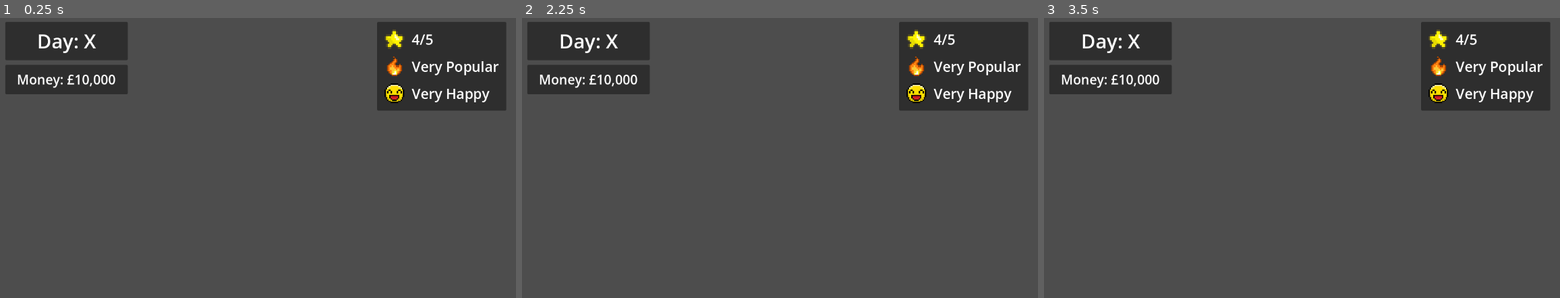
Above: before the commit, frames 1-3 (left to right).
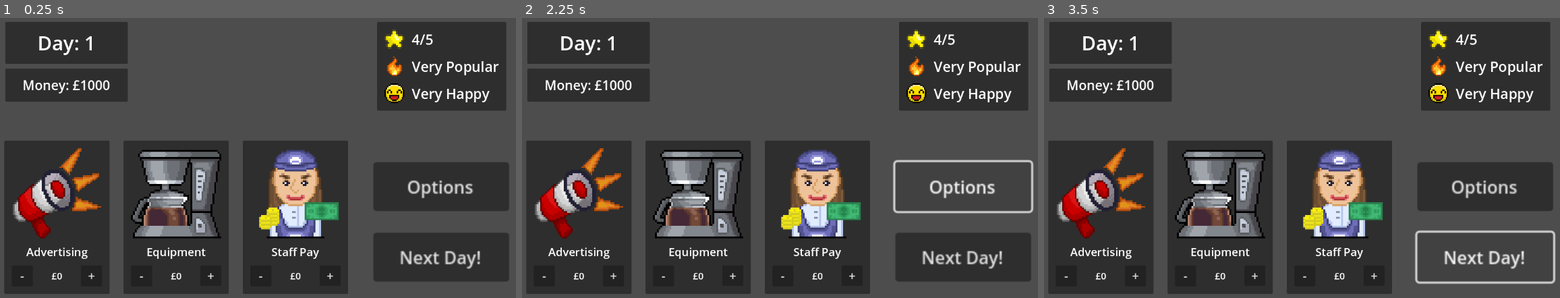
Above: after the commit, the same moments.

Repository: GravyFin/coffee-shop-simulator
Game: Godot game, scene res://scenes/allocation_menu.tscn
Two runs of this game, one before a commit and one after it. Both use one fixed random seed, a clock stepped at 60 frames per second and the inputs below. This scene is started directly instead of the project's main scene.
Inputs (mouse positions are in pixels of both pictures, inside the frame that each line leads up to):
- Up to frame 1 (0.25 s): no input
- Up to frame 2 (2.25 s): click (542, 275) at 0.5 s, where only the run after the commit has a clickable "-"; click (614, 275) at 1.25 s, where only the run after the commit has a clickable "+"; click (965, 186) at 2 s, where only the run after the commit has a clickable "Options"
- Up to frame 3 (3.5 s): click (1487, 256) at 2.75 s, where only the run after the commit has a clickable "Next Day!"

The runs differ from the first frame. In frame 1, 43% of the frame differs, in the area x 0-99%, y 5-99%; in frame 2, 40%; in frame 3, 40%.

Commit message:
Created full allocation menu and code for input
Work on the allocation menu has been done, now featuring all relevant panels, icons and inputs as well as code that will run gameplay

Diff:
--- /dev/null
+++ b/scenes/allocation_menu.gd
@@ -0,0 +1,70 @@
+extends Control
+
+const STEP := 10
+
+var ad_spend := 0
+var eq_spend := 0
+var sf_spend := 0
+
+@onready var day_label = $"Day+MoneyPanel/DayPanel/MarginContainer/Label"
+@onready var money_label = $"Day+MoneyPanel/MoneyPanel/MarginContainer/Label"
+
+@onready var ad_amount = $OptionsPanel/AdvertisingPanel/MarginContainer/VBoxContainer/AdvertValuePanel/Denom
+@onready var eq_amount = $OptionsPanel/EquipmentPanel/MarginContainer/VBoxContainer/EquipValuePanel/Denom
+@onready var sf_amount = $OptionsPanel/StaffPayPanel/MarginContainer/VBoxContainer/StaffValuePanel/Denom
+
+func _ready():
+	day_label.text = "Day: %d" % GameManager.day
+	update_ui()
+
+# === HELPER FUNCTIONS ===
+func remaining_money() -> int:
+	return GameManager.money - ad_spend - eq_spend - sf_spend
+
+func update_ui():
+	money_label.text = "Money: £%d" % remaining_money()
+	ad_amount.text = "£%d" % ad_spend
+	eq_amount.text = "£%d" % eq_spend
+	sf_amount.text = "£%d" % sf_spend
+
+# === BUTTON CALLBACKS ===
+# === ADVERTISEMENT BUTTONS ===
+func _on_ad_plus_pressed():
+	if remaining_money() >= STEP:
+		ad_spend += STEP
+		update_ui()
+
+func _on_ad_minus_pressed():
+	if ad_spend >= STEP:
+		ad_spend -= STEP
+		update_ui()
+
+# === EQUIPMENT BUTTONS ===
+func _on_eq_plus_pressed():
+	if remaining_money() >= STEP:
+		eq_spend += STEP
+		update_ui()
+
+func _on_eq_minus_pressed():
+	if eq_spend >= STEP:
+		eq_spend -= STEP
+		update_ui()
+
+# === STAFF BUTTONS ===
+func _on_sf_plus_pressed():
+	if remaining_money() >= STEP:
+		sf_spend += STEP
+		update_ui()
+
+func _on_sf_minus_pressed():
+	if sf_spend >= STEP:
+		sf_spend -= STEP
+		update_ui()
+
+# === NEXT DAY BUTTON ===
+func _on_end_day_pressed():
+	GameManager.advertising_spend = ad_spend
+	GameManager.equipment_spend = eq_spend
+	GameManager.staff_spend = sf_spend
+
+	get_tree().change_scene_to_file("res://scenes/results_menu.tscn")
--- a/scenes/allocation_menu.tscn
+++ b/scenes/allocation_menu.tscn
@@ -1,8 +1,12 @@
-[gd_scene load_steps=4 format=3 uid="uid://mr8oynd1ku2h"]
-
+[gd_scene load_steps=8 format=3 uid="uid://mr8oynd1ku2h"]
+
+[ext_resource type="Script" uid="uid://idw3rm21lr54" path="res://scenes/allocation_menu.gd" id="1_3urfv"]
 [ext_resource type="Texture2D" uid="uid://bqqqvj1onbev3" path="res://assets/star_icon.png" id="1_21jpx"]
 [ext_resource type="Texture2D" uid="uid://cmj4qm7awdv85" path="res://assets/fire_icon.png" id="2_vo4r5"]
 [ext_resource type="Texture2D" uid="uid://06oe1fiigjg0" path="res://assets/smile_icon.png" id="3_32lxx"]
+[ext_resource type="Texture2D" uid="uid://do8ujuy3t0277" path="res://assets/megaphone_icon.png" id="4_vo4r5"]
+[ext_resource type="Texture2D" uid="uid://bgyk6lpoxsqle" path="res://assets/equipment_icon.png" id="5_32lxx"]
+[ext_resource type="Texture2D" uid="uid://dwlo5umwnetwj" path="res://assets/staff_icon.png" id="6_nxf4a"]
 
 [node name="Control" type="Control"]
 layout_mode = 3
@@ -13,6 +17,7 @@
 grow_vertical = 2
 size_flags_horizontal = 3
 size_flags_vertical = 3
+script = ExtResource("1_3urfv")
 
 [node name="Day+MoneyPanel" type="VBoxContainer" parent="."]
 layout_mode = 0
@@ -27,10 +32,10 @@
 
 [node name="MarginContainer" type="MarginContainer" parent="Day+MoneyPanel/DayPanel"]
 layout_mode = 2
-theme_override_constants/margin_left = 12
-theme_override_constants/margin_top = 12
-theme_override_constants/margin_right = 12
-theme_override_constants/margin_bottom = 12
+theme_override_constants/margin_left = 16
+theme_override_constants/margin_top = 16
+theme_override_constants/margin_right = 16
+theme_override_constants/margin_bottom = 16
 
 [node name="Label" type="Label" parent="Day+MoneyPanel/DayPanel/MarginContainer"]
 layout_mode = 2
@@ -43,10 +48,10 @@
 
 [node name="MarginContainer" type="MarginContainer" parent="Day+MoneyPanel/MoneyPanel"]
 layout_mode = 2
-theme_override_constants/margin_left = 12
-theme_override_constants/margin_top = 12
-theme_override_constants/margin_right = 12
-theme_override_constants/margin_bottom = 12
+theme_override_constants/margin_left = 16
+theme_override_constants/margin_top = 16
+theme_override_constants/margin_right = 16
+theme_override_constants/margin_bottom = 16
 
 [node name="Label" type="Label" parent="Day+MoneyPanel/MoneyPanel/MarginContainer"]
 layout_mode = 2
@@ -107,3 +112,211 @@
 layout_mode = 2
 theme_override_font_sizes/font_size = 30
 text = "Very Happy"
+
+[node name="OptionsPanel" type="GridContainer" parent="."]
+layout_mode = 0
+offset_left = 38.0
+offset_top = 294.0
+offset_right = 773.0
+offset_bottom = 604.0
+theme_override_constants/h_separation = 30
+columns = 3
+
+[node name="AdvertisingPanel" type="PanelContainer" parent="OptionsPanel"]
+custom_minimum_size = Vector2(225, 310)
+layout_mode = 2
+
+[node name="MarginContainer" type="MarginContainer" parent="OptionsPanel/AdvertisingPanel"]
+layout_mode = 2
+theme_override_constants/margin_left = 16
+theme_override_constants/margin_top = 16
+theme_override_constants/margin_right = 16
+theme_override_constants/margin_bottom = 16
+
+[node name="VBoxContainer" type="VBoxContainer" parent="OptionsPanel/AdvertisingPanel/MarginContainer"]
+layout_mode = 2
+theme_override_constants/separation = 12
+
+[node name="AdvertIcon" type="TextureRect" parent="OptionsPanel/AdvertisingPanel/MarginContainer/VBoxContainer"]
+texture_filter = 1
+layout_mode = 2
+texture = ExtResource("4_vo4r5")
+expand_mode = 4
+stretch_mode = 5
+
+[node name="Label" type="Label" parent="OptionsPanel/AdvertisingPanel/MarginContainer/VBoxContainer"]
+layout_mode = 2
+theme_override_font_sizes/font_size = 24
+text = "Advertising"
+horizontal_alignment = 1
+vertical_alignment = 1
+
+[node name="AdvertValuePanel" type="HBoxContainer" parent="OptionsPanel/AdvertisingPanel/MarginContainer/VBoxContainer"]
+layout_mode = 2
+theme_override_constants/separation = 16
+alignment = 1
+
+[node name="MinusButton" type="Button" parent="OptionsPanel/AdvertisingPanel/MarginContainer/VBoxContainer/AdvertValuePanel"]
+clip_contents = true
+custom_minimum_size = Vector2(45, 45)
+layout_mode = 2
+size_flags_horizontal = 2
+size_flags_vertical = 4
+theme_override_font_sizes/font_size = 26
+text = "-"
+
+[node name="Denom" type="Label" parent="OptionsPanel/AdvertisingPanel/MarginContainer/VBoxContainer/AdvertValuePanel"]
+layout_mode = 2
+theme_override_font_sizes/font_size = 20
+text = "£"
+
+[node name="PlusButton" type="Button" parent="OptionsPanel/AdvertisingPanel/MarginContainer/VBoxContainer/AdvertValuePanel"]
+clip_contents = true
+custom_minimum_size = Vector2(45, 45)
+layout_mode = 2
+size_flags_horizontal = 10
+size_flags_vertical = 4
+theme_override_font_sizes/font_size = 26
+text = "+"
+
+[node name="EquipmentPanel" type="PanelContainer" parent="OptionsPanel"]
+custom_minimum_size = Vector2(225, 310)
+layout_mode = 2
+
+[node name="MarginContainer" type="MarginContainer" parent="OptionsPanel/EquipmentPanel"]
+layout_mode = 2
+theme_override_constants/margin_left = 16
+theme_override_constants/margin_top = 16
+theme_override_constants/margin_right = 16
+theme_override_constants/margin_bottom = 16
+
+[node name="VBoxContainer" type="VBoxContainer" parent="OptionsPanel/EquipmentPanel/MarginContainer"]
+layout_mode = 2
+theme_override_constants/separation = 12
+
+[node name="EquipIcon" type="TextureRect" parent="OptionsPanel/EquipmentPanel/MarginContainer/VBoxContainer"]
+texture_filter = 1
+layout_mode = 2
+texture = ExtResource("5_32lxx")
+expand_mode = 4
+stretch_mode = 5
+
+[node name="Label" type="Label" parent="OptionsPanel/EquipmentPanel/MarginContainer/VBoxContainer"]
+layout_mode = 2
+theme_override_font_sizes/font_size = 24
+text = "Equipment"
+horizontal_alignment = 1
+vertical_alignment = 1
+
+[node name="EquipValuePanel" type="HBoxContainer" parent="OptionsPanel/EquipmentPanel/MarginContainer/VBoxContainer"]
+layout_mode = 2
+theme_override_constants/separation = 16
+alignment = 1
+
+[node name="MinusButton" type="Button" parent="OptionsPanel/EquipmentPanel/MarginContainer/VBoxContainer/EquipValuePanel"]
+clip_contents = true
+custom_minimum_size = Vector2(45, 45)
+layout_mode = 2
+size_flags_horizontal = 2
+size_flags_vertical = 4
+theme_override_font_sizes/font_size = 26
+text = "-"
+
+[node name="Denom" type="Label" parent="OptionsPanel/EquipmentPanel/MarginContainer/VBoxContainer/EquipValuePanel"]
+layout_mode = 2
+theme_override_font_sizes/font_size = 20
+text = "£"
+
+[node name="PlusButton" type="Button" parent="OptionsPanel/EquipmentPanel/MarginContainer/VBoxContainer/EquipValuePanel"]
+clip_contents = true
+custom_minimum_size = Vector2(45, 0)
+layout_mode = 2
+size_flags_horizontal = 10
+size_flags_vertical = 4
+theme_override_font_sizes/font_size = 26
+text = "+"
+
+[node name="StaffPayPanel" type="PanelContainer" parent="OptionsPanel"]
+custom_minimum_size = Vector2(225, 310)
+layout_mode = 2
+
+[node name="MarginContainer" type="MarginContainer" parent="OptionsPanel/StaffPayPanel"]
+layout_mode = 2
+theme_override_constants/margin_left = 16
+theme_override_constants/margin_top = 16
+theme_override_constants/margin_right = 16
+theme_override_constants/margin_bottom = 16
+
+[node name="VBoxContainer" type="VBoxContainer" parent="OptionsPanel/StaffPayPanel/MarginContainer"]
+layout_mode = 2
+theme_override_constants/separation = 12
+
+[node name="StaffIcon" type="TextureRect" parent="OptionsPanel/StaffPayPanel/MarginContainer/VBoxContainer"]
+texture_filter = 1
+layout_mode = 2
+texture = ExtResource("6_nxf4a")
+expand_mode = 4
+stretch_mode = 5
+
+[node name="Label" type="Label" parent="OptionsPanel/StaffPayPanel/MarginContainer/VBoxContainer"]
+layout_mode = 2
+theme_override_font_sizes/font_size = 24
+text = "Staff Pay"
+horizontal_alignment = 1
+vertical_alignment = 1
+
+[node name="StaffValuePanel" type="HBoxContainer" parent="OptionsPanel/StaffPayPanel/MarginContainer/VBoxContainer"]
+layout_mode = 2
+theme_override_constants/separation = 16
+alignment = 1
+
+[node name="MinusButton" type="Button" parent="OptionsPanel/StaffPayPanel/MarginContainer/VBoxContainer/StaffValuePanel"]
+clip_contents = true
+custom_minimum_size = Vector2(45, 45)
+layout_mode = 2
+size_flags_horizontal = 2
+size_flags_vertical = 4
+theme_override_font_sizes/font_size = 26
+text = "-"
+
+[node name="Denom" type="Label" parent="OptionsPanel/StaffPayPanel/MarginContainer/VBoxContainer/StaffValuePanel"]
+layout_mode = 2
+theme_override_font_sizes/font_size = 20
+text = "£"
+
+[node name="PlusButton" type="Button" parent="OptionsPanel/StaffPayPanel/MarginContainer/VBoxContainer/StaffValuePanel"]
+clip_contents = true
+custom_minimum_size = Vector2(45, 0)
+layout_mode = 2
+size_flags_horizontal = 10
+size_flags_vertical = 4
+theme_override_font_sizes/font_size = 26
+text = "+"
+
+[node name="MarginContainer" type="MarginContainer" parent="."]
+layout_mode = 0
+offset_left = 813.00006
+offset_top = 310.0
+offset_right = 950.00006
+offset_bottom = 447.0
+scale = Vector2(2.32123, 2.32123)
+theme_override_constants/margin_left = 6
+theme_override_constants/margin_top = 6
+theme_override_constants/margin_right = 6
+theme_override_constants/margin_bottom = 6
+
+[node name="VBoxContainer" type="VBoxContainer" parent="MarginContainer"]
+custom_minimum_size = Vector2(125, 125)
+layout_mode = 2
+theme_override_constants/separation = 20
+alignment = 1
+
+[node name="OptionsButton" type="Button" parent="MarginContainer/VBoxContainer"]
+custom_minimum_size = Vector2(0, 45)
+layout_mode = 2
+text = "Options"
+
+[node name="EndButton" type="Button" parent="MarginContainer/VBoxContainer"]
+custom_minimum_size = Vector2(0, 45)
+layout_mode = 2
+text = "Next Day!"
--- /dev/null
+++ b/scenes/results_menu.tscn
@@ -0,0 +1,7 @@
+[gd_scene format=3 uid="uid://c4mxurvgljo61"]
+
+[node name="Control" type="Control"]
+layout_mode = 3
+anchors_preset = 0
+offset_right = 40.0
+offset_bottom = 40.0
Binary file added: assets/equipment_icon.png
Not shown, added: assets/equipment_icon.png.import
Binary file added: assets/megaphone_icon.png
Not shown, added: assets/megaphone_icon.png.import
Binary file added: assets/staff_icon.png
Not shown, added: assets/staff_icon.png.import
Not shown, added: scenes/allocation_menu.gd.uid
